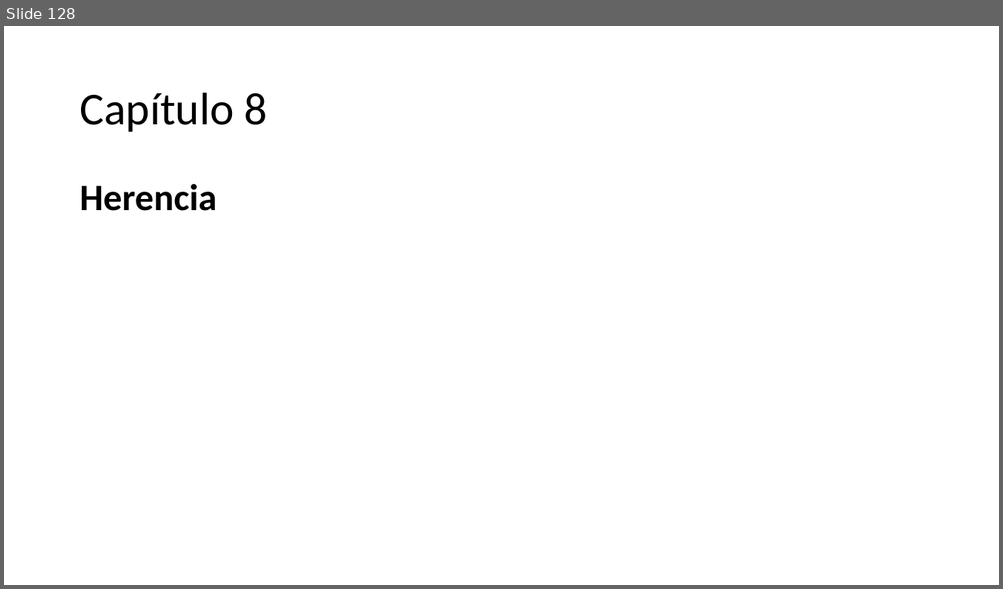
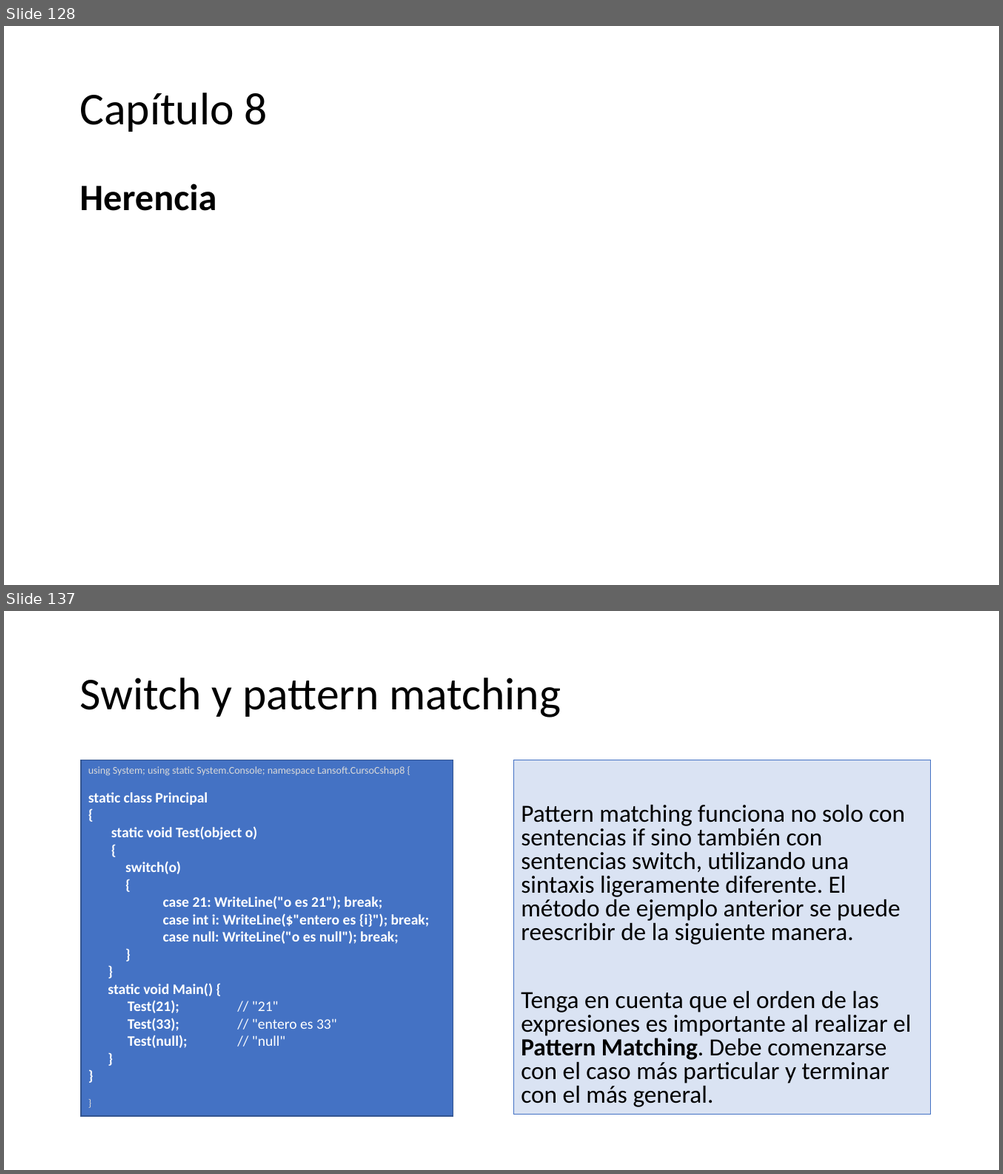
Before and after one commit to AlbertOsinaga/CursoCSharp__8, a slide deck: CSharpQuickReferencia.pptx. Shown one above the other, each under a label of ours: slide 128 before the commit, slides 128 and 137 after it; the slides between them are not shown. The pictures are 1003x589 and 1003x1174 pixels, drawn with LibreOffice and Linux fonts; fonts in the diff are those of the drawing. Boxes give left, top, right and bottom in pixels: in the first picture for what was removed or moved away, otherwise in the second. Text is boxed around its words. In the diff, an @@ line names an element or a change of style, - is before the commit and + after.

```diff
--- a/CSharpQuickReferencia.pptx
+++ b/CSharpQuickReferencia.pptx
@@ slide 137 added at [4,611,999,1170], background #FFFFFF @@
@@ title added at [79,678,560,718], 44 pt, text #000000 @@
+Switch y pattern matching
@@ rectangle added at [81,760,453,1117], fill #4472C4, outline #325491 1 pt, 14 pt, text #FFFFFF, bold @@
+using System; using static System.Console; namespace Lansoft.CursoCshap8 {
+static class Principal
+{
+static void Test(object o)
+{
+  switch(o)
+  {
+    case 21: WriteLine("o es 21"); break;
+    case int i: WriteLine($"entero es {i}"); break;
+    case null: WriteLine("o es null"); break;
+  }
+}
+static void Main() {
+Test(21); // "21"
+Test(33); // "entero es 33"
+Test(null); // "null"
+}
+}
+}
@@ text added at [514,760,930,1116], fill #DAE3F3, outline #4472C4 0.75 pt, 23.8 pt, text #000000 @@
+Pattern matching funciona no solo con sentencias if sino también con sentencias switch, utilizando una sintaxis ligeramente diferente. El método de ejemplo anterior se puede reescribir de la siguiente manera.
+Tenga en cuenta que el orden de las expresiones es importante al realizar el Pattern Matching. Debe comenzarse con el caso más particular y terminar con el más general.
```
Also in this commit, not shown: 8 other slides added.
